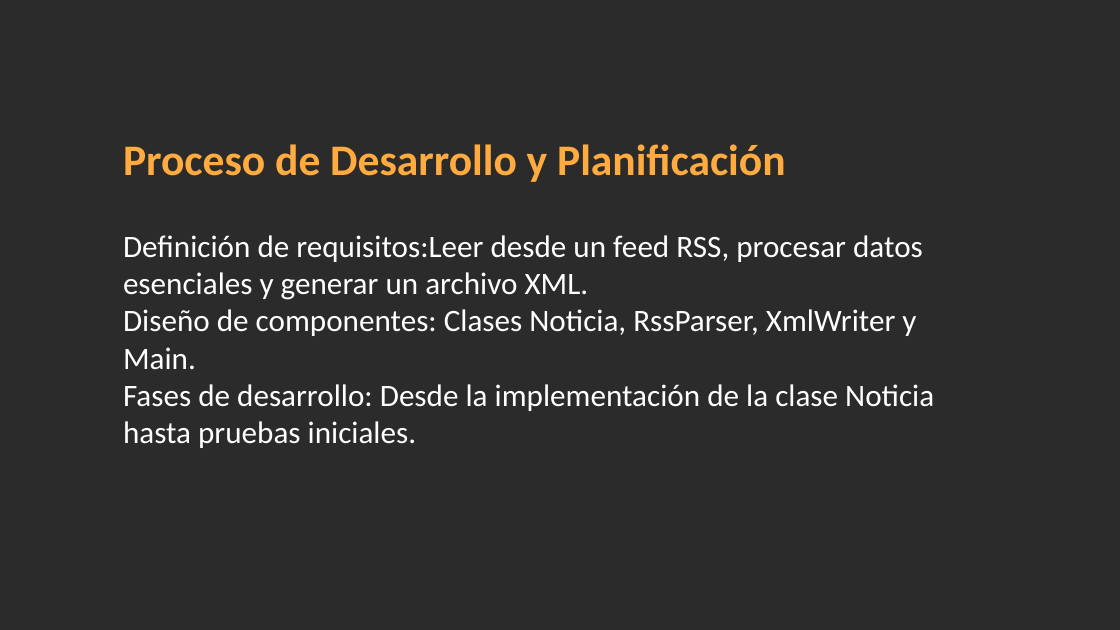
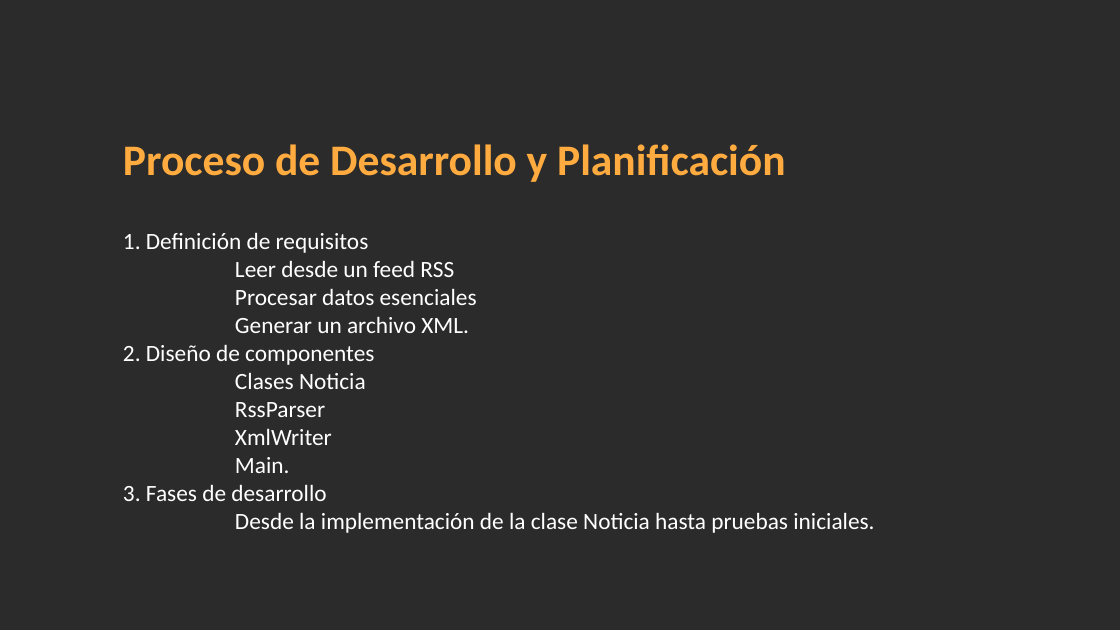
Before and after one commit to Alexfh94/EjercicioXML, a slide deck: slide 6 of PresentacionXML.pptx. Drawn at 1120x630 pixels with LibreOffice and Linux fonts; fonts in the diff are those of the drawing; background and template pictures are left out; a plain dark background stands for a picture behind light text. Boxes give left, top, right and bottom in pixels: in the first picture for what was removed or moved away, otherwise in the second. Text is boxed around its words. In the diff, an @@ line names an element or a change of style, - is before the commit and + after.

```diff
--- a/PresentacionXML.pptx
+++ b/PresentacionXML.pptx
@@ text at (123, 233, 874, 533): text changed; size 20 to 15 pt @@
-Definición de requisitos:Leer desde un feed RSS, procesar datos esenciales y generar un archivo XML.
-Diseño de componentes: Clases Noticia, RssParser, XmlWriter y Main.
-Fases de desarrollo: Desde la implementación de la clase Noticia hasta pruebas iniciales.
+1. Definición de requisitos
+Leer desde un feed RSS
+Procesar datos esenciales
+Generar un archivo XML.
+2. Diseño de componentes
+Clases Noticia
+RssParser
+XmlWriter
+Main.
+3. Fases de desarrollo
+Desde la implementación de la clase Noticia hasta pruebas iniciales.
```
Also in this commit, not shown: 7 other slides changed, 1 slide added.
